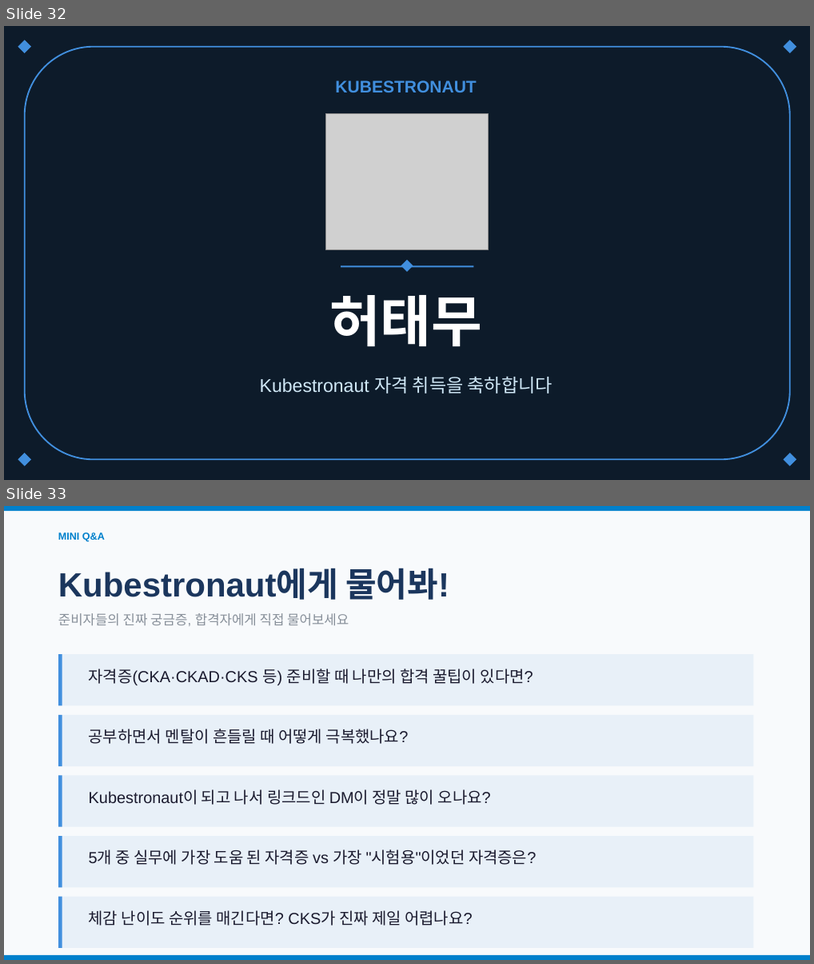
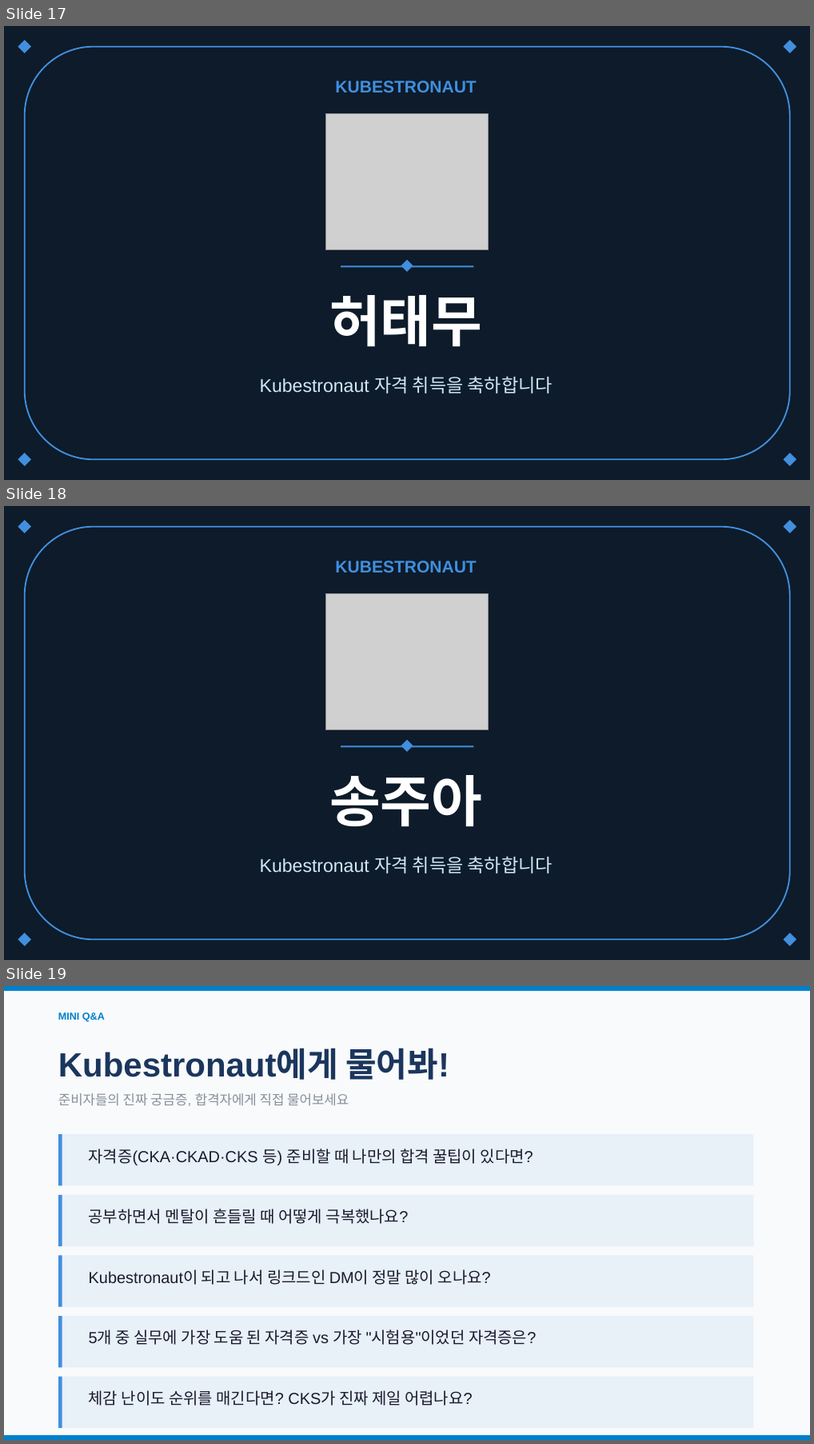
Before and after one commit to Cloud-Native-Community-Korea/kubeCommunityNight, a slide deck: cnck-kube-community-night.pptx. Shown one above the other, each under a label of ours: slides 32 and 33 before the commit, slides 17, 18 and 19 after it. The pictures are 814x964 and 814x1444 pixels, drawn with LibreOffice and Linux fonts; fonts in the diff are those of the drawing; grey boxes stand for pictures. Boxes give left, top, right and bottom in pixels: in the first picture for what was removed or moved away, otherwise in the second. Text is boxed around its words. In the diff, an @@ line names an element or a change of style, - is before the commit and + after.

```diff
--- a/cnck-kube-community-night.pptx
+++ b/cnck-kube-community-night.pptx
@@ slide 18 added at bbox=[4, 506, 810, 960], background #0D1B2A @@
@@ diamond added at bbox=[18, 520, 31, 533], fill #418FDE @@
@@ rounded rectangle added at bbox=[25, 527, 790, 939], outline #418FDE 1.75 pt @@
@@ diamond added at bbox=[784, 520, 797, 533], fill #418FDE @@
@@ text added at bbox=[335, 560, 476, 572], 20 pt, text #418FDE, bold @@
+KUBESTRONAUT
@@ picture added at bbox=[326, 594, 489, 730] @@
@@ rectangle added at bbox=[341, 745, 474, 748], fill #418FDE @@
@@ diamond added at bbox=[402, 740, 414, 752], fill #418FDE @@
@@ text added at bbox=[330, 775, 482, 826], 66 pt, text #FFFFFF, bold @@
+송주아
@@ text added at bbox=[260, 856, 553, 873], 22 pt, text #D0E8F7 @@
+Kubestronaut 자격 취득을 축하합니다
@@ diamond added at bbox=[18, 932, 31, 946], fill #418FDE @@
@@ diamond added at bbox=[784, 932, 797, 946], fill #418FDE @@
@@ what was slide 32 is now slide 17 @@
@@ what was slide 33 is now slide 19 @@
```
Also in this commit, not shown: 3 slides changed, 3 other slides added, 1 slide removed.
